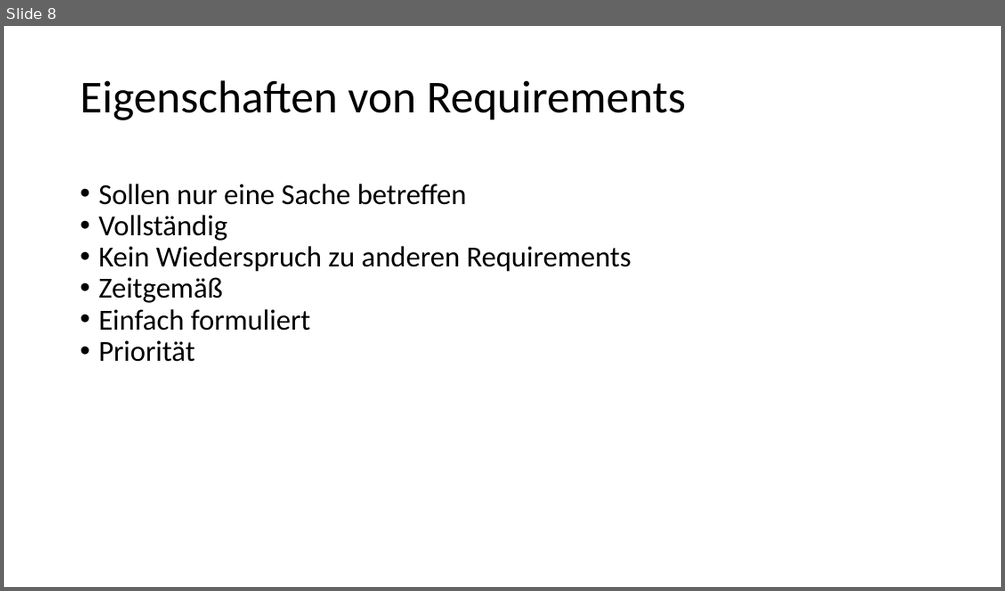
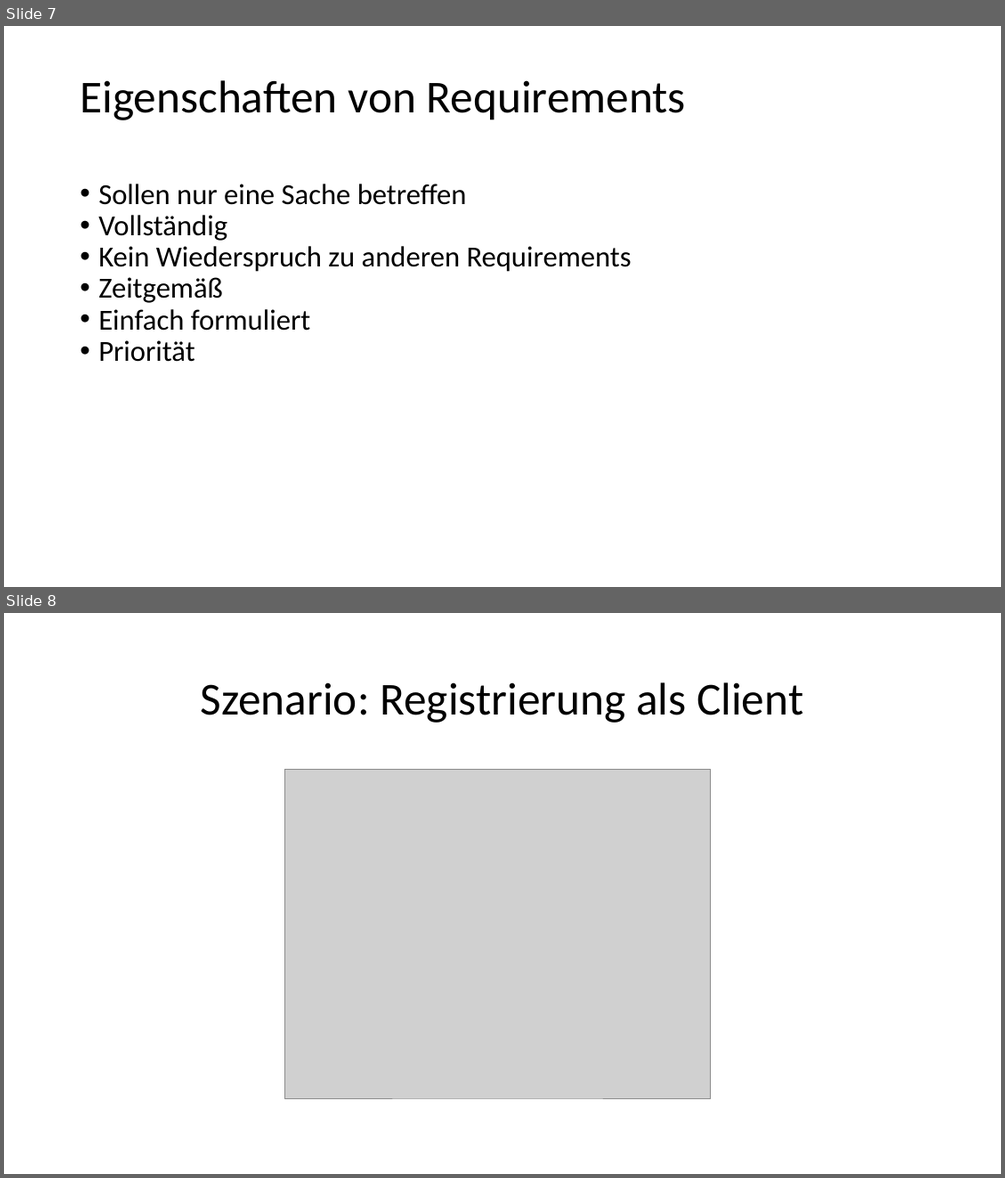
Before and after one commit to rkleee/seGruppeH, a slide deck: Präsi_Requirements-RebeccaTest.pptx. Shown one above the other, each under a label of ours: slide 8 before the commit, slides 7 and 8 after it. The pictures are 1005x591 and 1005x1178 pixels, drawn with LibreOffice and Linux fonts; fonts in the diff are those of the drawing; grey boxes stand for pictures. Boxes give left, top, right and bottom in pixels: in the first picture for what was removed or moved away, otherwise in the second. Text is boxed around its words. In the diff, an @@ line names an element or a change of style, - is before the commit and + after.

Commit message:
Szenario angefügt, sieht jetzt aber wahrscheinlich kacke aus!

```diff
--- a/Präsi_Requirements-RebeccaTest.pptx
+++ b/Präsi_Requirements-RebeccaTest.pptx
@@ slide 8 added at [4,613,1001,1174], background #FFFFFF @@
@@ text added at [201,682,803,722], 44 pt, text #000000 @@
+Szenario: Registrierung als Client
@@ picture added at [284,770,710,1098] @@
@@ what was slide 8 is now slide 7 @@
```
Also in this commit, not shown: 3 other slides added, 2 slides removed, 4 other files.
